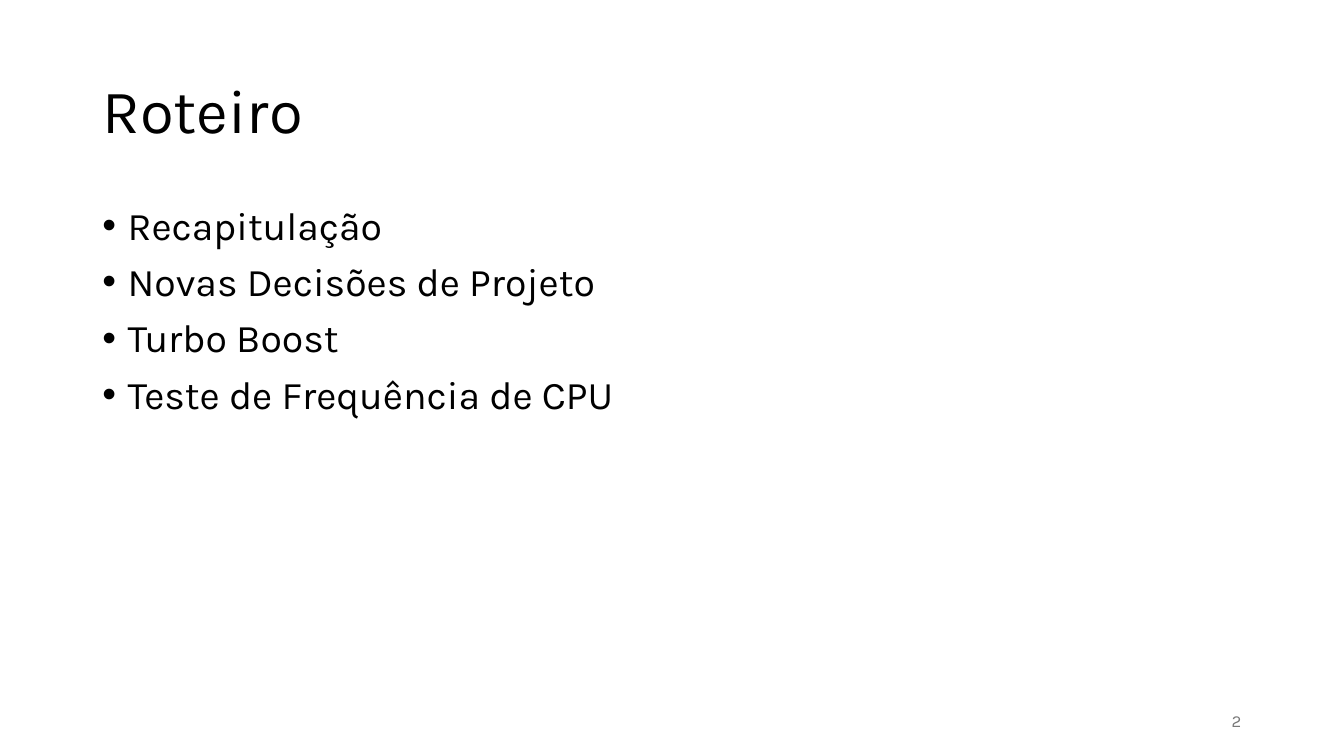
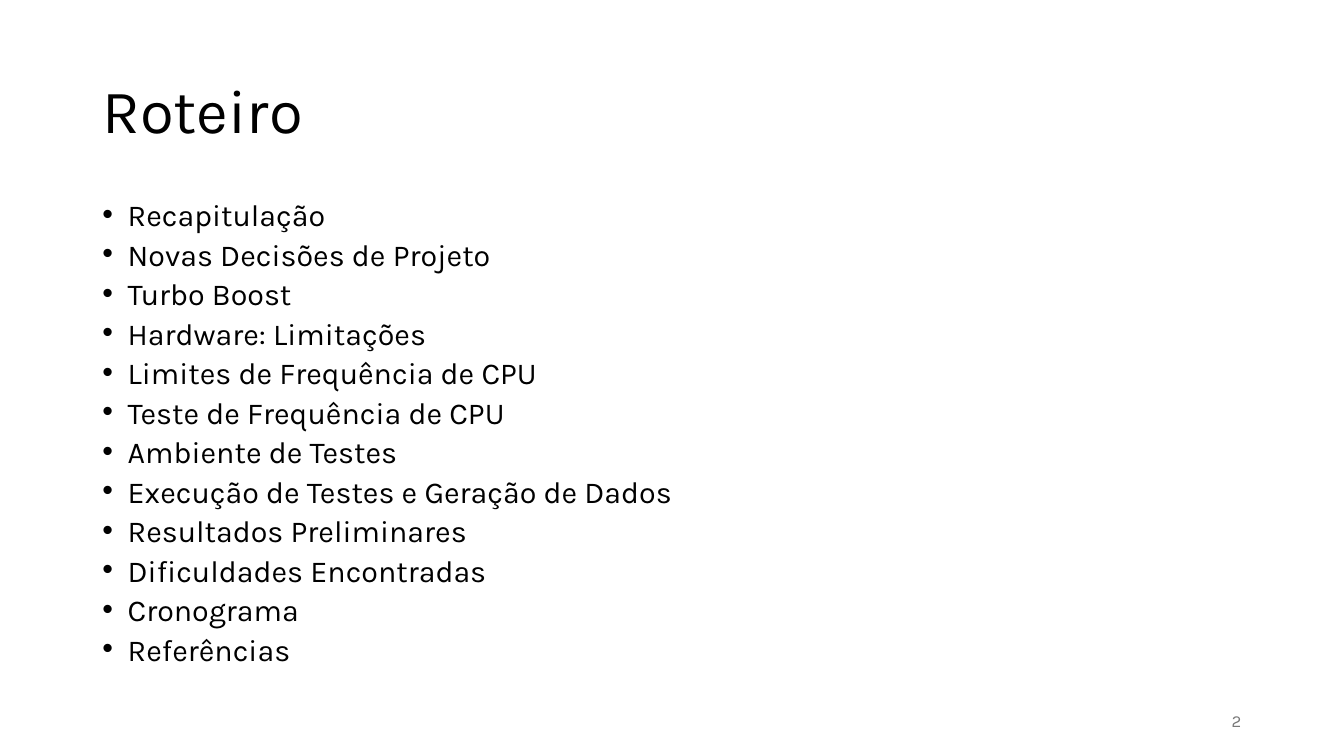
Before and after one commit to jlggross/TF-cmp223, a slide deck: slide 2 of 02-Parcial/02-Parcial-Apresentacao.pptx. Drawn at 1344x756 pixels with LibreOffice and Linux fonts; fonts in the diff are those of the drawing. Boxes give left, top, right and bottom in pixels: in the first picture for what was removed or moved away, otherwise in the second. Text is boxed around its words. In the diff, an @@ line names an element or a change of style, - is before the commit and + after.

```diff
--- a/02-Parcial/02-Parcial-Apresentacao.pptx
+++ b/02-Parcial/02-Parcial-Apresentacao.pptx
@@ text at (128,205,504,432): size 28 to 21.7 pt in "Recapitulação", "Novas Decisões de Projeto", "Turbo Boost", "Teste de Frequência de CPU"; line spacing 0.9 to 0.7 @@
@@ text at (128,324,537,392): paragraphs added @@
+• Hardware: Limitações
+• Limites de Frequência de CPU
@@ text at (128,442,671,662): paragraphs added @@
+• Ambiente de Testes
+• Execução de Testes e Geração de Dados
+• Resultados Preliminares
+• Dificuldades Encontradas
+• Cronograma
+• Referências
```
Also in this commit, not shown: 11 other slides changed, 6 slides added, 6 slides removed, 1 other file.
